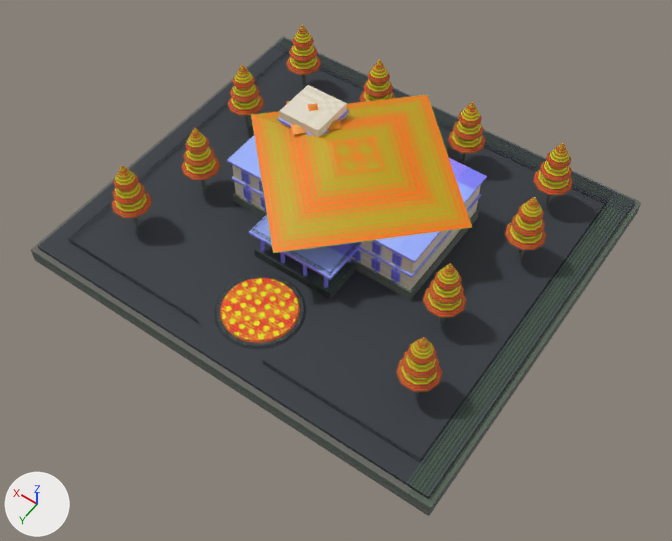
What one commit did to the glTF model assets/hero_landmarks_ultra/ultra_lm_35_dinh_tinh_truong.glb.
The view is the same before and after, from a 50 mm camera at (-63.7, 91.2, 129.0) aimed at (-4.7, 8.5, -1.0). Arrows for +X, +Y and +Z are at lower left; the lights stay in place. The first picture is the older version. Vertices at exactly the same position are counted once.

Objects in the first picture: 'Arched_French_Windows', 'Century_Pine_Forest_And_Gardens', 'Courtyard_And_Driveway', 'FoundationSkirt_And_StoneBasement', 'Neoclassical_1910_Mansion_Walls', 'Pilasters_Cornices_And_PorteCochere', 'Slate_Roofs_And_Belvedere_Cap', 'Terrace_And_Park_Balustrades'.
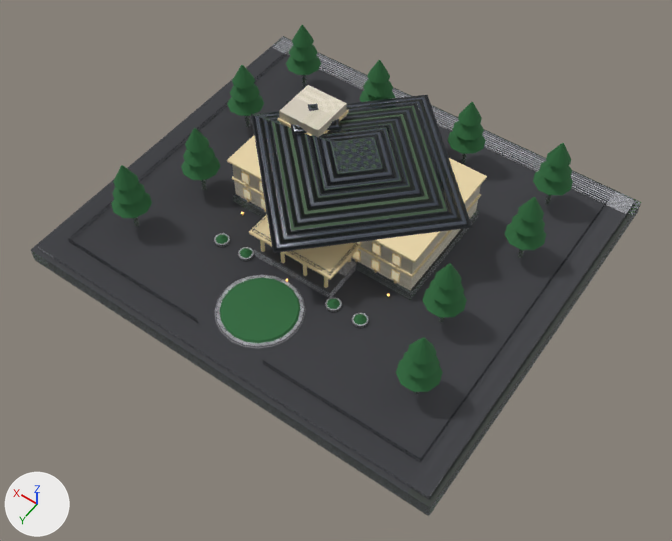
Edits to the bpy script that builds the scene:
```text
Change img_image_6:
    img_image_6: load_image('Image_6', '_unpacked/Image_6', 512, 512, 'sRGB') -> load_image('Image_6', '_unpacked/Image_6', 1024, 1024, 'Non-Color')
Change mat_colonial_warmcream_pilasters_and_trim:
    remove mat_colonial_warmcream_pilasters_and_trim.texture = img_image_1
    add mat_colonial_warmcream_pilasters_and_trim.base_color = (0.823, 0.672, 0.392)  # beige #ead6a8
    mat_colonial_warmcream_pilasters_and_trim.roughness: 0.52 -> 0.48
Change mat_century_pine_park_and_parterre:
    remove mat_century_pine_park_and_parterre.texture = img_image_6
    add mat_century_pine_park_and_parterre.base_color = (0.0212, 0.136, 0.0396)  # dark green #286738
Change mat_governorsalon_frenchwindow_blend085:
    remove # nodes: BsdfPrincipled, Math, OutputMaterial, TexImage
    remove # uses the picture img_image_5
    nodes: BsdfPrincipled, OutputMaterial
    colours: cyan #9cd6eb, orange #b3955b
Add mat_pbr1024_french_hip_and_belvedere_slate_roof:
    mat_pbr1024_french_hip_and_belvedere_slate_roof = bpy.data.materials.new('PBR1024_French_Hip_And_Belvedere_Slate_Roof')
    # uses the picture img_image_4
    # uses the picture img_image_5
    # uses the picture img_image_6
Add mat_pbr1024_governor_courtyard_wetdew_granite:
    mat_pbr1024_governor_courtyard_wetdew_granite = bpy.data.materials.new('PBR1024_Governor_Courtyard_WetDew_Granite')
    # uses the picture img_image_12
    # uses the picture img_image_13
    # uses the picture img_image_14
Add mat_pbr1024_hoabinhhill_basement_split_ashlar_stone:
    mat_pbr1024_hoabinhhill_basement_split_ashlar_stone = bpy.data.materials.new('PBR1024_HoaBinhHill_Basement_Split_Ashlar_Stone')
    # uses the picture img_image_10
    # uses the picture img_image_8
    # uses the picture img_image_9
Change me_foundationskirt_and_stonebasement:
    remove me_foundationskirt_and_stonebasement.from_pydata(...)  # 176 vertices, 180 faces; spans x -42.0..42.0, y -37.0..37.0, z -3.0..9.8
    add me_foundationskirt_and_stonebasement.from_pydata(...)  # 316 vertices, 374 faces; spans x -42.0..42.0, y -37.0..37.0, z -3.0..9.8
    me_foundationskirt_and_stonebasement part 1: 180 faces spanning x -42.0..42.0, y -37.0..37.0, z -3.0..9.8 switch from mat_hoabinhhill_basement_splitstone (picture img_image_3) to mat_pbr1024_hoabinhhill_basement_split_ashlar_stone
    edits to the shape of me_foundationskirt_and_stonebasement do not show in these pictures
Change me_courtyard_and_driveway:
    remove me_courtyard_and_driveway.from_pydata(...)  # 57 vertices, 80 faces; spans x -41.0..41.0, y -36.0..36.0, z 0.0..2.4
    add me_courtyard_and_driveway.from_pydata(...)  # 157 vertices, 224 faces; spans x -41.0..41.0, y -36.0..36.0, z 0.0..2.4
    me_courtyard_and_driveway part 2: a new loose piece of 25 vertices spanning x -16.4..-13.6, y 14.6..17.4, z 1.2..1.3, in mat_pbr1024_governor_courtyard_wetdew_granite
    me_courtyard_and_driveway part 3: a new loose piece of 25 vertices spanning x -10.9..-8.1, y 14.6..17.4, z 1.2..1.3, in mat_pbr1024_governor_courtyard_wetdew_granite
    me_courtyard_and_driveway part 4: a new loose piece of 25 vertices spanning x 8.1..10.9, y 14.6..17.4, z 1.2..1.3, in mat_pbr1024_governor_courtyard_wetdew_granite
    me_courtyard_and_driveway part 5: a new loose piece of 25 vertices spanning x 13.6..16.4, y 14.6..17.4, z 1.2..1.3, in mat_pbr1024_governor_courtyard_wetdew_granite
    me_courtyard_and_driveway part 6: 80 faces spanning x -41.0..41.0, y -36.0..36.0, z 0.0..2.4 switch from mat_governor_courtyard_granite (picture img_image_4) to mat_pbr1024_governor_courtyard_wetdew_granite
Change me_slate_roofs_and_belvedere_cap:
    where me_slate_roofs_and_belvedere_cap.from_pydata(...)  # 18 vertices, 24 faces; spans x -23.5..23.5, y -27.5..19.5, z 11.6..16.1
    remove me_slate_roofs_and_belvedere_cap.materials.append(mat_french_hip_and_belvedere_slate_roof)  # picture img_image_2
    add me_slate_roofs_and_belvedere_cap.materials.append(mat_pbr1024_french_hip_and_belvedere_slate_roof)
Change me_century_pine_forest_and_gardens:
    remove me_century_pine_forest_and_gardens.from_pydata(...)  # 671 vertices, 960 faces; spans x -33.6..33.6, y -29.4..30.8, z 1.0..15.9
    add me_century_pine_forest_and_gardens.from_pydata(...)  # 755 vertices, 1080 faces; spans x -33.6..33.6, y -29.4..30.8, z 1.0..15.9
    me_century_pine_forest_and_gardens part 7: a new loose piece of 21 vertices spanning x -16.1..-13.9, y 14.9..17.1, z 1.3..2.1, in mat_century_pine_park_and_parterre (dark green #286738)
    me_century_pine_forest_and_gardens part 8: a new loose piece of 21 vertices spanning x -10.6..-8.4, y 14.9..17.1, z 1.3..2.1, in mat_century_pine_park_and_parterre (dark green #286738)
    me_century_pine_forest_and_gardens part 9: a new loose piece of 21 vertices spanning x 8.4..10.6, y 14.9..17.1, z 1.3..2.1, in mat_century_pine_park_and_parterre (dark green #286738)
    me_century_pine_forest_and_gardens part 10: a new loose piece of 21 vertices spanning x 13.9..16.1, y 14.9..17.1, z 1.3..2.1, in mat_century_pine_park_and_parterre (dark green #286738)
```

Boxes [x1, y1, x2, y2] around the edits, measured in the pictures (672 x 541 px):
'Slate_Roofs_And_Belvedere_Cap', surface changed, recoloured (orange to grey)
    both: [251, 95, 472, 253]
'Century_Pine_Forest_And_Gardens', surface changed
    both: [111, 25, 573, 392]
'Pilasters_Cornices_And_PorteCochere', surface changed
    both: [227, 110, 487, 288]
'Neoclassical_1910_Mansion_Walls', surface changed
    both: [232, 96, 481, 290]
'Arched_French_Windows', surface changed
    both: [242, 127, 400, 282]
part 1 of me_foundationskirt_and_stonebasement, recoloured
    both: [31, 36, 641, 514]
part 2 of me_courtyard_and_driveway, added
    after: [352, 312, 369, 327]
part 3 of me_courtyard_and_driveway, added
    after: [325, 297, 342, 311]
part 4 of me_courtyard_and_driveway, added
    after: [238, 247, 254, 260]
part 5 of me_courtyard_and_driveway, added
    after: [214, 233, 230, 246]
part 6 of me_courtyard_and_driveway, recoloured
    both: [38, 38, 635, 499]
part 7 of me_century_pine_forest_and_gardens, added
    after: [354, 314, 367, 324]
part 8 of me_century_pine_forest_and_gardens, added
    after: [327, 299, 340, 309]
part 9 of me_century_pine_forest_and_gardens, added
    after: [240, 248, 252, 258]
part 10 of me_century_pine_forest_and_gardens, added
    after: [216, 234, 228, 244]
